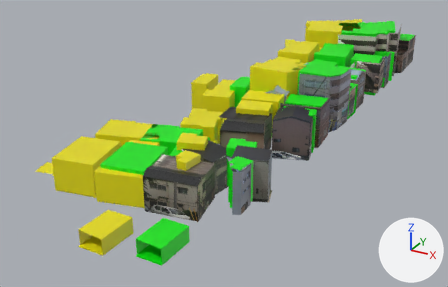
Two versions of the Blender file モデリング/新家系/北千住~南千住/千住東/千住東.blend, one commit apart.
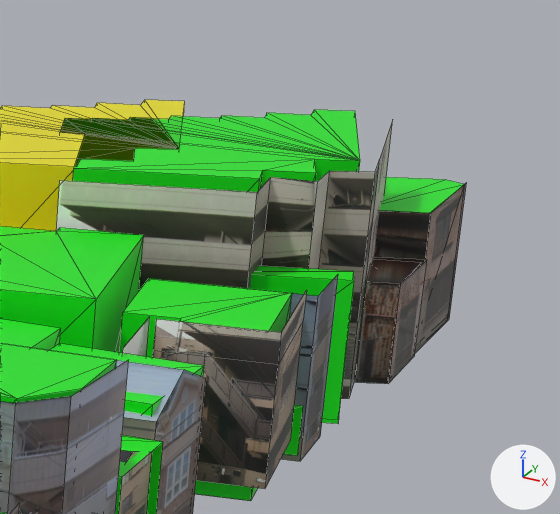
Old and new are each drawn whole from a 50 mm lens placed at (42.7, -233.4, 58.9), pointed at (-29.9, -101.5, -7.0) and again close up on the part from 73% to 97% of the width and 0% to 34% of the height. Arrows for +X, +Y and +Z are at lower right; the lights stay in place. The close-ups show mesh edges as thin lines.

In view in the first close-up: 'test\u3000.005', 'test\u3000.083', '平面', '立方体.023', '立方体.024', '立方体.025', '立方体.026', '立方体.027', '立方体.028', '立方体.029', '立方体.031'.
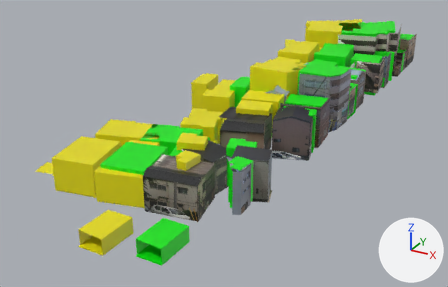
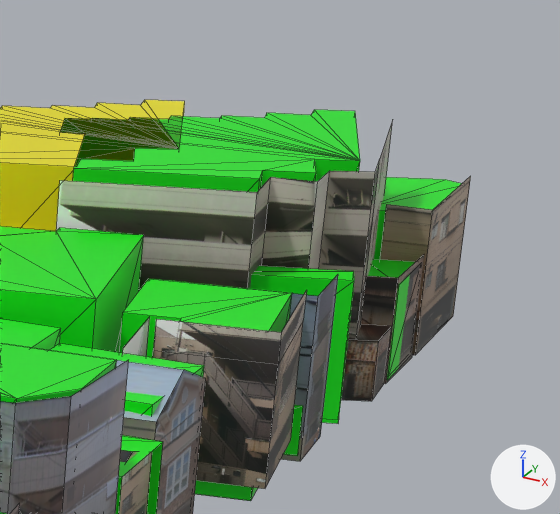
The newer file is also turned or shifted as a whole; pictures and numbers use the older file's frame.

What the commit changed:
Picture 'DSC023230.png' (img_dsc023230_png) is new.
Material 'マテリアル.041' (mat_マテリアル_041) is new.
Its texture is img_dsc023230_png.
Mesh me_立方体 is new.
It has 6 vertices, 2 faces and spans x -3.06..-0.22, y -9.08..1.0, z -1.0..8.3.
It uses material mat_マテリアル_041 (picture img_dsc023230_png).
Mesh me_立方体_023_1 is new.
It has 13 vertices, 5 faces and spans x -2.68..3.81, y -4.53..3.82, z -1.0..5.68.
Faces by material slot: [1, 1, 3].
It uses material mat_マテリアル_039 (picture img_dsc023220_png).
It uses material mat_マテリアル_040 (picture img_dsc023220_png).
It uses material mat_マテリアル_038 (picture img_dsc023210_png).
Object '立方体.024' (ob_立方体_024) is deleted.
Object '立方体.025' (ob_立方体_025) is deleted.
Object '0' (ob_0) is new; it shows me_立方体.
Its location is (0.0, -21.6, 0.32).
Object '1' (ob_1) is new; it shows me_立方体_023_1.
Its location is (-2.38, -36.04, 0.11).
Its rotation in degrees is (0, 0, 21).
Its scale is (1.0, 1.17, 1.0).

Location of each change, (x1, y1, x2, y2) in pixels of the close-ups (560 x 514 px):
'0', added
    after: (380, 176, 471, 355)
'立方体.025', deleted
    before: (355, 257, 427, 384)
'立方体.024', deleted
    before: (374, 182, 467, 353)
    faces in mat_マテリアル_039 (picture img_dsc023220_png): (415, 182, 467, 353)
    faces in mat_マテリアル_040 (picture img_dsc023220_png): (374, 211, 431, 260)
'1', added
    after: (341, 255, 424, 401)
    faces in mat_マテリアル_038 (picture img_dsc023210_png): (341, 324, 392, 401)
    faces in mat_マテリアル_040 (picture img_dsc023220_png): (361, 276, 398, 384)
    faces in mat_マテリアル_039 (picture img_dsc023220_png): (386, 255, 424, 383)
'4', unchanged, uncovered by the edit
    after: (122, 290, 307, 489)
'立方体.027', unchanged, covered by the edit
    before: (153, 290, 307, 489)
